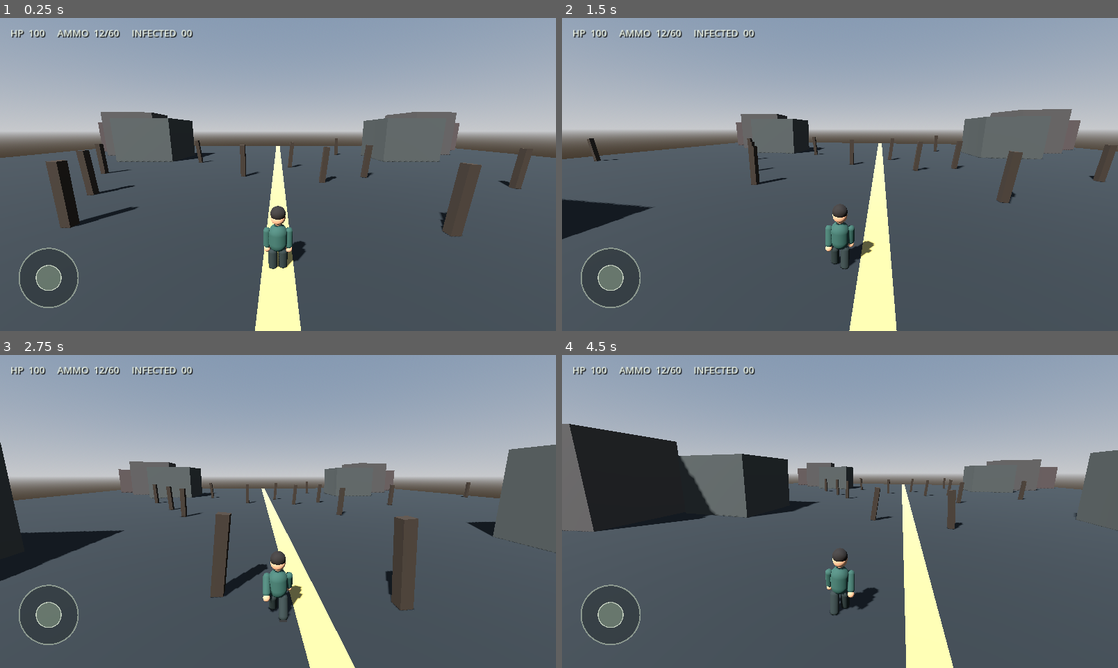
Above: before the commit, frames 1-4 (two rows, left to right).
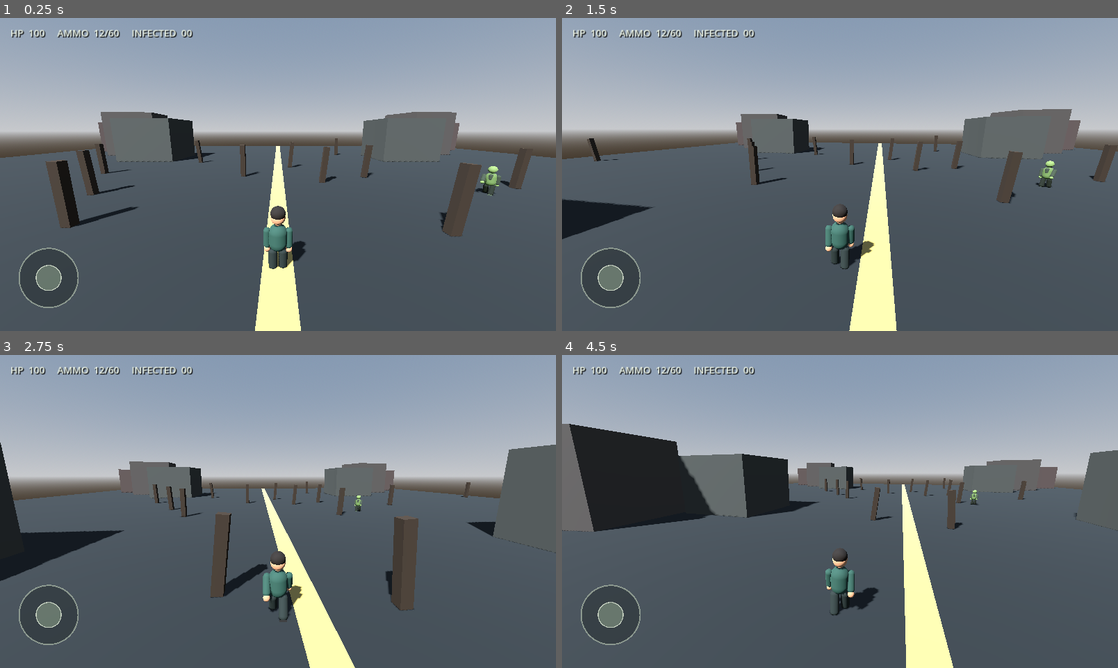
Above: after the commit, the same moments.

Repository: aljunatis40-alt/zombie-world-survivor
Game: Godot game, scene res://scenes/main.tscn
The game is run twice, just before and just after one commit, with the same random seed, the same clock (stepped at 60 frames per second) and the same inputs.
Inputs (mouse positions are in pixels of both pictures, inside the frame that each line leads up to):
- Up to frame 1 (0.25 s): no input
- Up to frame 2 (1.5 s): move the mouse to (867, 174) at 0.52 s; hold Shift (sprint) 0.53-1.28 s; hold W (move_forward) from 0.53 s (still down); move the mouse to (812, 174) at 1.27 s; click (812, 174) at 1.35 s
- Up to frame 3 (2.75 s): keep holding W (move_forward); tap Shift (sprint) at 1.55 s; move the mouse to (289, 505) at 2.02 s; hold Shift (sprint) from 2.03 s (still down)
- Up to frame 4 (4.5 s): keep holding W (move_forward); move the mouse to (834, 517) at 2.77 s; release Shift (sprint) at 2.78 s; tap Shift (sprint) at 2.85, 4.35 s; move the mouse to (878, 514) at 3.52 s; hold Shift (sprint) 3.53-4.28 s; click (878, 514) at 3.6 s; move the mouse to (795, 508) at 4.27 s

The runs differ from the first frame. In frame 1, 0.2% of the frame differs, in the area x 85-91%, y 47-57%; in frame 2, 0.2%; in frame 3, less than 0.1%; in frame 4, less than 0.1%.
Error before the commit: Invalid access to property or key 'footstep' on a base object of type 'CharacterBody3D (player.gd)'. (res://scripts/game.gd:33)
Error after the commit: Invalid access to property or key 'attacked' on a base object of type 'CharacterBody3D (zombie.gd)'. (res://scripts/game.gd:45)

Commit message:
Add survivor footstep jump and landing sound events

Diff:
--- a/scripts/player.gd
+++ b/scripts/player.gd
@@ -1,4 +1,8 @@
 extends CharacterBody3D
+
+signal footstep
+signal jumped
+signal landed
 
 @export var walk_speed := 5.2
 @export var sprint_speed := 8.0
@@ -16,6 +20,7 @@
 var mobile_sprint := false
 var jump_queued := false
 var animation_clock := 0.0
+var footstep_timer := 0.0
 
 func _ready() -> void:
 	add_to_group("player")
@@ -131,6 +136,7 @@
 	camera.rotation.x = clamp(camera.rotation.x - value.y * 0.006, -0.75, 0.25)
 
 func _physics_process(delta: float) -> void:
+	var was_on_floor := is_on_floor()
 	var input_dir := Vector2(
 		Input.get_action_strength("move_right") - Input.get_action_strength("move_left"),
 		Input.get_action_strength("move_back") - Input.get_action_strength("move_forward")
@@ -153,6 +159,7 @@
 		velocity.y = -0.5
 		if jump_queued:
 			velocity.y = 7.0
+			jumped.emit()
 	jump_queued = false
 	if is_moving:
 		visual.rotation.y = lerp_angle(visual.rotation.y, atan2(direction.x, direction.z), delta * 10.0)
@@ -164,6 +171,15 @@
 		left_leg_pivot.rotation.x = lerpf(left_leg_pivot.rotation.x, -swing, delta * 9.0)
 		right_leg_pivot.rotation.x = lerpf(right_leg_pivot.rotation.x, swing, delta * 9.0)
 	move_and_slide()
+	if not was_on_floor and is_on_floor():
+		landed.emit()
+	if is_moving and is_on_floor():
+		footstep_timer -= delta
+		if footstep_timer <= 0.0:
+			footstep.emit()
+			footstep_timer = 0.34 if is_sprinting else 0.48
+	else:
+		footstep_timer = minf(footstep_timer, 0.08)
 
 func apply_damage(amount: int) -> void:
 	health = maxi(0, health - amount)
